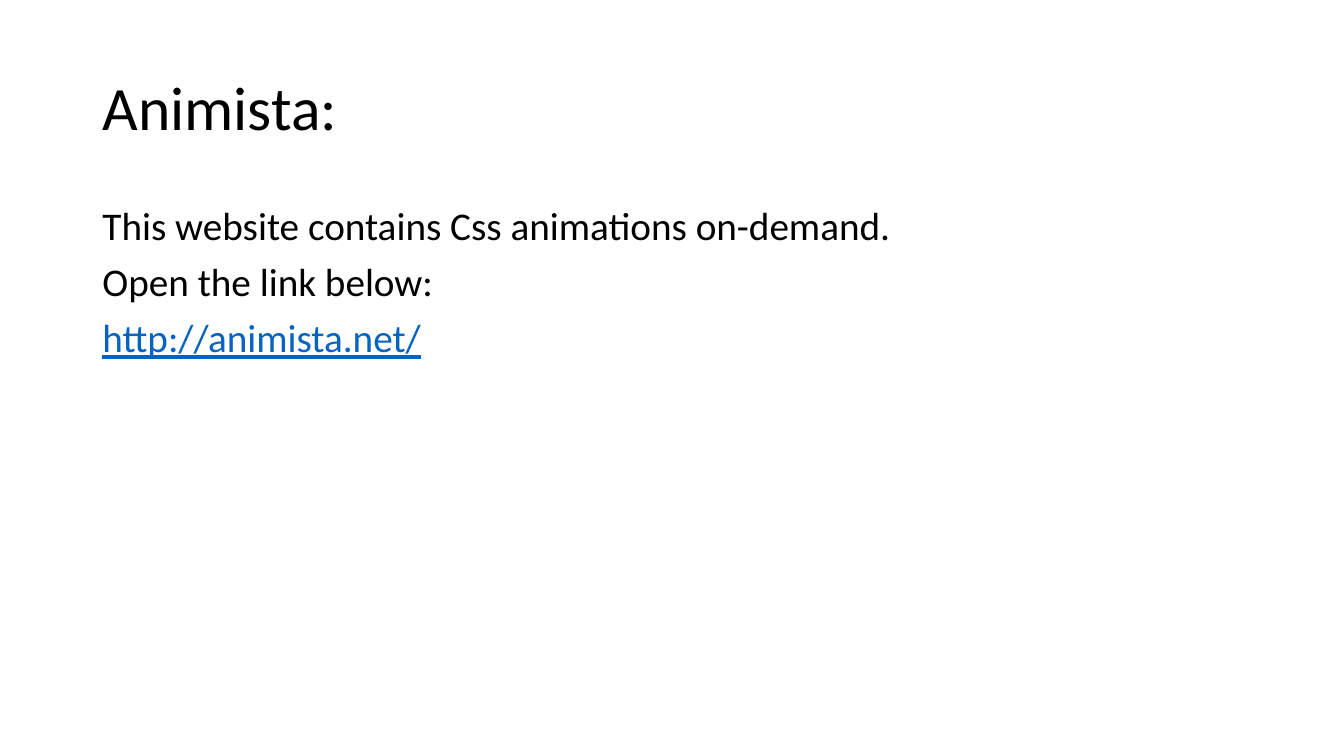
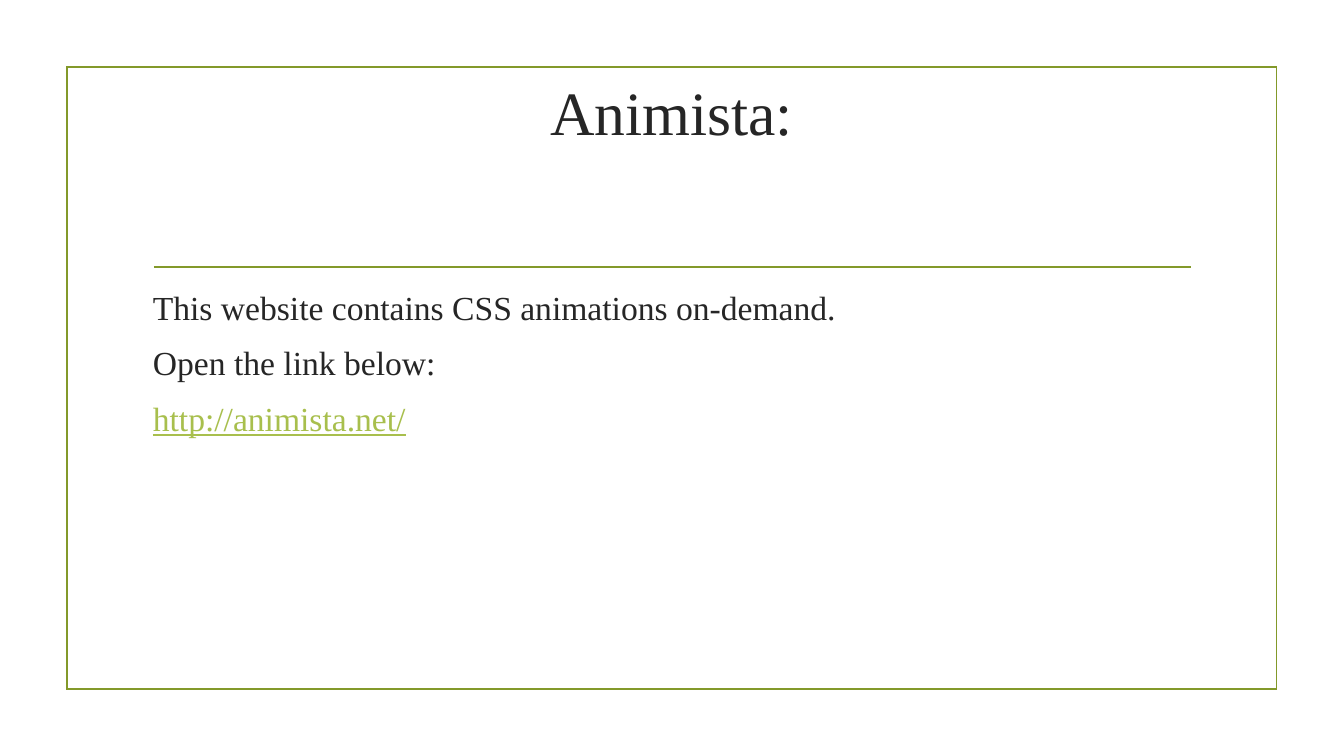
Before and after one commit to saikirandd/cssworkshop, a slide deck: slide 20 of Cascading Style Sheets- CSS.pptx. Drawn at 1344x756 pixels with LibreOffice and Linux fonts; fonts in the diff are those of the drawing; background and template pictures are left out. Boxes give left, top, right and bottom in pixels: in the first picture for what was removed or moved away, otherwise in the second. Text is boxed around its words. In the diff, an @@ line names an element or a change of style, - is before the commit and + after.

```diff
--- a/Cascading Style Sheets- CSS.pptx
+++ b/Cascading Style Sheets- CSS.pptx
@@ title "Animista:" at [550, 94, 793, 136]: font Calibri to Times New Roman, text colour #000000 to #262626; alignment left to centre; line spacing 0.9 to 1 @@
@@ rectangle added at [67, 68, 1276, 690], outline #83992A 1.25 pt @@
@@ line added from (154, 267) to (1191, 267), #83992A 1.25 pt @@
@@ text "This website contains CSS animations ...": place and size @@
-text "This website contains CSS animations ..." at [102, 212, 890, 359]
+text "This website contains CSS animations ..." at [153, 296, 836, 437]
@@ text at [153, 296, 836, 321]: text changed; size 28 to 24 pt; font Calibri to Times New Roman; text colour #000000 to #262626 @@
-This website contains Css animations on-demand.
+This website contains CSS animations on-demand.
@@ text at [153, 351, 435, 437]: size 28 to 24 pt, font Calibri to Times New Roman in "Open the link below:", "http://animista.net/"; text colour #000000 to #262626 in "Open the link below:"; text colour #0563C1 to #A8BF4D in "http://animista.net/"; line spacing 0.9 to 1 @@
```
Also in this commit, not shown: 20 other slides changed, 2 slides added.
